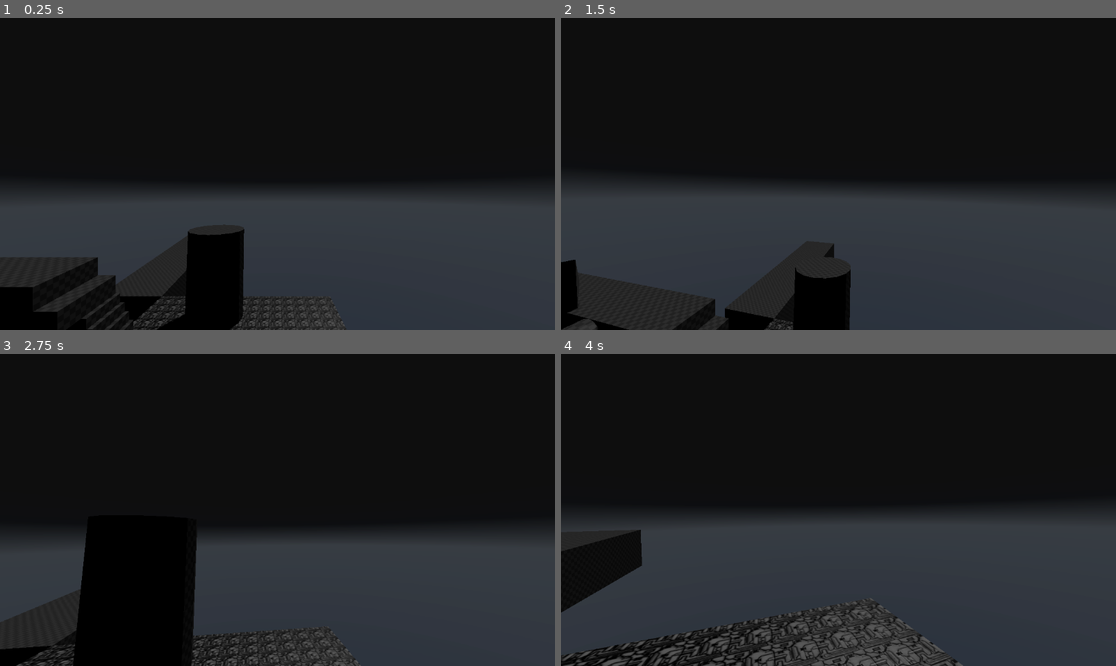
Above: before the commit, frames 1-4 (two rows, left to right).
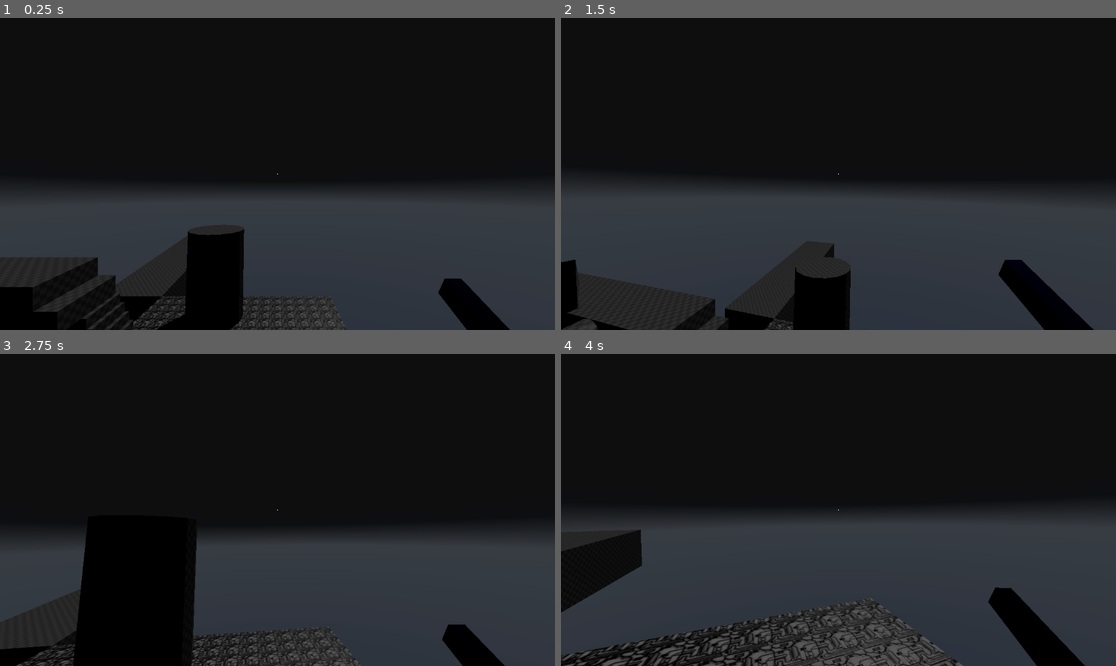
Above: after the commit, the same moments.

Repository: FahadHameed89/GodotPlayground3D
Game: Godot game, scene res://Levels/test_level.tscn
Same seed, same stepped clock (60 frames per second), same inputs: the game is played once before the commit and once after it. The project has no main scene, so this scene is started directly. A sky picture missing from this copy of the repository is replaced by a grey-blue gradient.
Inputs (mouse positions are in pixels of both pictures, inside the frame that each line leads up to):
- Up to frame 1 (0.25 s): no input
- Up to frame 2 (1.5 s): tap Enter (ui_accept) at 0.5, 0.77 s; move the mouse to (866, 174) at 0.52 s; hold Ctrl (crouch) 0.53-1.28 s; hold W (forward) from 0.53 s (still down); click (866, 174) at 0.67 s; move the mouse to (810, 174) at 1.27 s; tap Alt (free_look) at 1.35 s
- Up to frame 3 (2.75 s): keep holding W (forward); tap Enter (ui_accept) at 1.52 s; move the mouse to (288, 503) at 2.02 s; click (288, 503) at 2.1 s
- Up to frame 4 (4 s): keep holding W (forward); move the mouse to (832, 516) at 2.77 s; tap R (rotate_object) at 2.85 s; click (832, 516) at 2.92 s; tap Enter (ui_accept) at 3.02, 3.77 s; move the mouse to (877, 513) at 3.52 s; hold Shift (sprint) from 3.53 s (still down)

The runs differ from the first frame. In frame 1, 1.1% of the frame differs, in the area x 49-92%, y 49-100%; in frame 2, 1.6%; in frame 3, 0.9%; in frame 4, 1.8%, in the area x 49-95%, y 49-100%.

Commit message:
Adding hookshot model and nodes
for adding hookshot implementation

Diff:
--- /dev/null
+++ b/Player/Cursor.gd
@@ -0,0 +1,10 @@
+extends ColorRect
+@onready var interaction_ray = $"../../neck/head/eyes/Camera3D/InteractionRay"
+@onready var cursor = $"."
+
+# Called every frame. 'delta' is the elapsed time since the previous frame.
+func _process(delta):
+	if interaction_ray.is_colliding() == true:
+		cursor.color = "36ffff"
+	if interaction_ray.is_colliding() == false:
+		cursor.color = "ffffff"
--- a/Player/player.tscn
+++ b/Player/player.tscn
@@ -1,7 +1,8 @@
-[gd_scene load_steps=9 format=3 uid="uid://vaufsje4b4d2"]
+[gd_scene load_steps=13 format=3 uid="uid://vaufsje4b4d2"]
 
 [ext_resource type="Script" path="res://Scripts/player.gd" id="1_cqd6y"]
 [ext_resource type="AudioStream" uid="uid://cm2qh6rnenp8l" path="res://assets/audio/footsteps/Steps_floor-002.ogg" id="2_a6mf4"]
+[ext_resource type="Script" path="res://Player/Cursor.gd" id="3_wgfkm"]
 
 [sub_resource type="CapsuleShape3D" id="CapsuleShape3D_8gwa3"]
 
@@ -98,6 +99,21 @@
 "landing": SubResource("Animation_nyre7")
 }
 
+[sub_resource type="NoiseTexture2D" id="NoiseTexture2D_xjwa5"]
+
+[sub_resource type="StandardMaterial3D" id="StandardMaterial3D_fwpgf"]
+albedo_color = Color(0.0980392, 0.0705882, 0.231373, 1)
+albedo_texture = SubResource("NoiseTexture2D_xjwa5")
+metallic = 0.65
+metallic_specular = 0.39
+roughness = 0.57
+emission_enabled = true
+emission = Color(0.054902, 0.054902, 0.054902, 1)
+emission_energy_multiplier = 0.17
+
+[sub_resource type="BoxMesh" id="BoxMesh_ml6ou"]
+material = SubResource("StandardMaterial3D_fwpgf")
+
 [node name="player" type="CharacterBody3D"]
 script = ExtResource("1_cqd6y")
 max_jumps = 3
@@ -126,13 +142,13 @@
 [node name="Camera3D" type="Camera3D" parent="neck/head/eyes"]
 
 [node name="InteractionRay" type="RayCast3D" parent="neck/head/eyes/Camera3D"]
-target_position = Vector3(0, 0, -5)
+target_position = Vector3(0, 0, -30)
 
 [node name="HoldingPosition" type="Marker3D" parent="neck/head/eyes/Camera3D"]
-transform = Transform3D(1, 0, 0, 0, 1, 0, 0, 0, 1, 0, 0, -3)
+transform = Transform3D(1, 0, 0, 0, 1, 0, 0, 0, 1, 0, 0, -5)
 
 [node name="StaticBody3D" type="StaticBody3D" parent="neck/head/eyes/Camera3D"]
-transform = Transform3D(1, 0, 0, 0, 1, 0, 0, 0, 1, 0, 0, -3)
+transform = Transform3D(1, 0, 0, 0, 1, 0, 0, 0, 1, 0, 0, -5)
 
 [node name="Generic6DOFJoint3D" type="Generic6DOFJoint3D" parent="neck/head/eyes/Camera3D"]
 node_a = NodePath("../StaticBody3D")
@@ -150,7 +166,38 @@
 [node name="AudioListener3D" type="AudioListener3D" parent="neck/head/ears"]
 current = true
 
+[node name="righthand" type="Node3D" parent="."]
+transform = Transform3D(1, 0, 0, 0, 0.925871, -0.377841, 0, 0.377841, 0.925871, 0.5, 1.4, -0.410859)
+
+[node name="Hookshot" type="MeshInstance3D" parent="righthand"]
+transform = Transform3D(0.0451027, 0, 0, 0, 0.0586046, -0.0130937, 0, 0.00125419, 0.611826, -0.0128663, 0.00757194, 0.120996)
+mesh = SubResource("BoxMesh_ml6ou")
+
+[node name="Hook Source" type="Marker3D" parent="righthand/Hookshot"]
+transform = Transform3D(1, 0, 0, 0, 1, -1.19209e-06, 0, 0, 1, 0, 0, -0.51307)
+
+[node name="HookshotController" type="Node" parent="."]
+
 [node name="feet" type="Node3D" parent="."]
 
 [node name="AudioStreamPlayer3D" type="AudioStreamPlayer3D" parent="feet"]
 stream = ExtResource("2_a6mf4")
+
+[node name="HUD" type="CanvasLayer" parent="."]
+
+[node name="Cursor" type="ColorRect" parent="HUD"]
+anchors_preset = 8
+anchor_left = 0.5
+anchor_top = 0.5
+anchor_right = 0.5
+anchor_bottom = 0.5
+offset_left = -1.0
+offset_top = -1.0
+offset_right = 1.0
+offset_bottom = 1.0
+grow_horizontal = 2
+grow_vertical = 2
+size_flags_horizontal = 6
+size_flags_vertical = 6
+color = Color(0.211765, 1, 1, 1)
+script = ExtResource("3_wgfkm")
